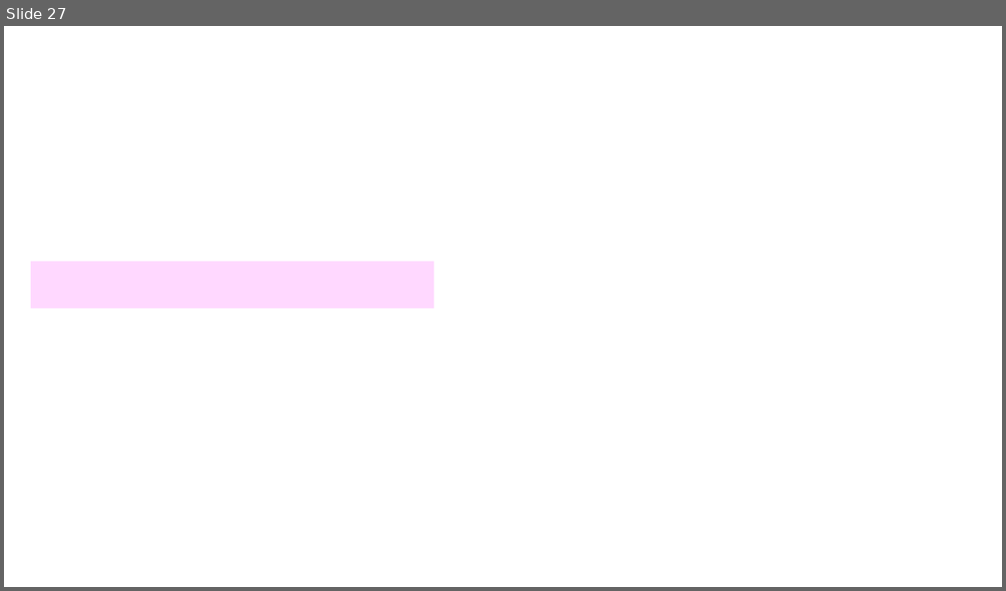
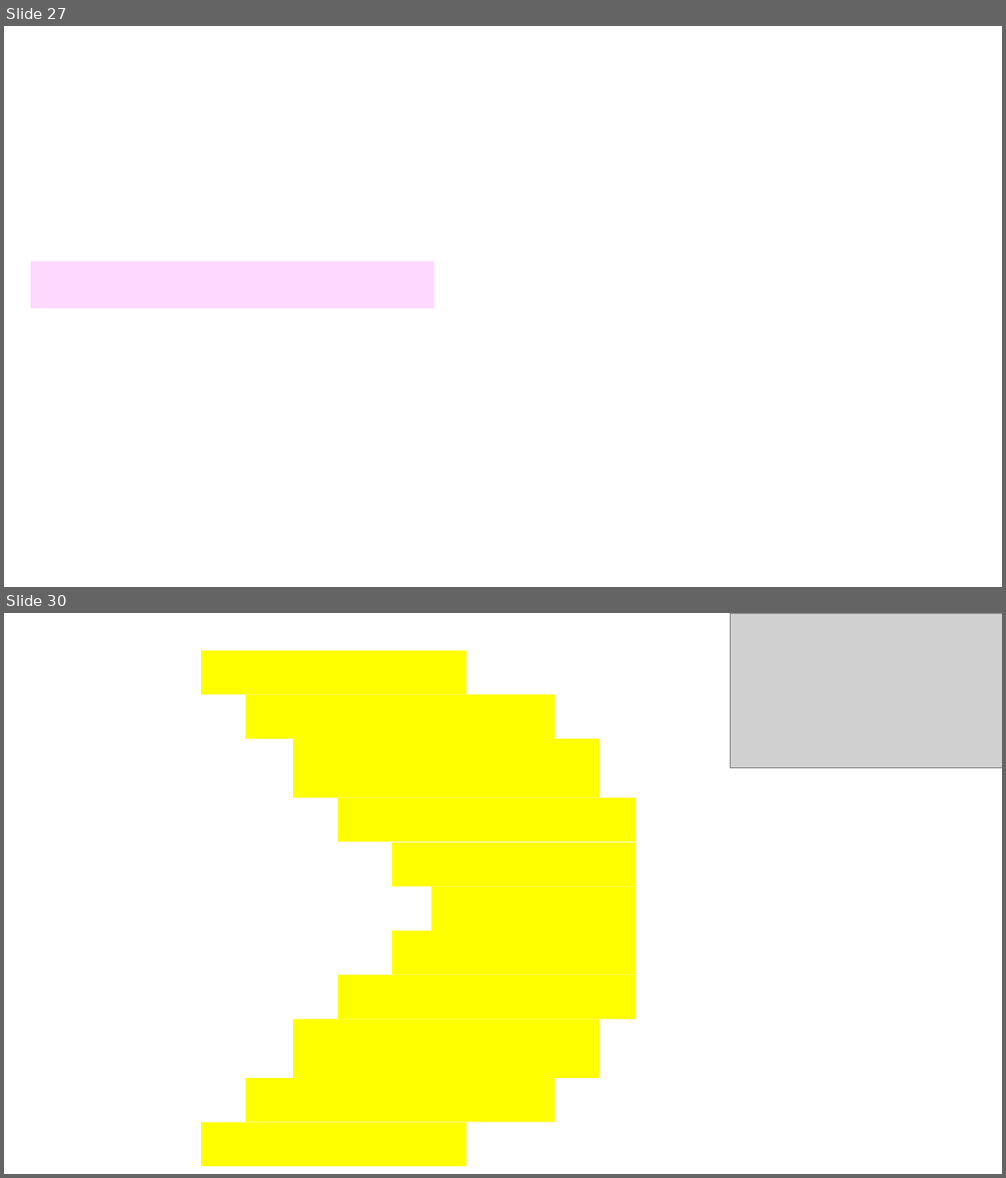
Before and after one commit to Warhorst/pacman, a slide deck: assets/textures.pptx. Shown one above the other, each under a label of ours: slide 27 before the commit, slides 27 and 30 after it; the slides between them are not shown. The pictures are 1006x591 and 1006x1178 pixels, drawn with LibreOffice and Linux fonts; fonts in the diff are those of the drawing; grey boxes stand for pictures. Boxes give left, top, right and bottom in pixels: in the first picture for what was removed or moved away, otherwise in the second. Text is boxed around its words. In the diff, an @@ line names an element or a change of style, - is before the commit and + after.

```diff
--- a/assets/textures.pptx
+++ b/assets/textures.pptx
@@ slide 30 added at (4, 613, 1002, 1174), background #FFFFFF @@
@@ picture added at (731, 613, 1002, 768) @@
@@ rectangle added at (202, 651, 466, 694), fill #FFFF00 @@
@@ rectangle added at (246, 694, 555, 739), fill #FFFF00 @@
@@ rectangle added at (293, 739, 599, 798), fill #FFFF00 @@
@@ rectangle added at (338, 798, 636, 842), fill #FFFF00 @@
@@ rectangle added at (392, 843, 636, 887), fill #FFFF00 @@
@@ rectangle added at (432, 887, 636, 931), fill #FFFF00 @@
@@ rectangle added at (392, 931, 636, 975), fill #FFFF00 @@
@@ rectangle added at (338, 975, 636, 1020), fill #FFFF00 @@
@@ rectangle added at (293, 1020, 599, 1078), fill #FFFF00 @@
@@ rectangle added at (246, 1078, 555, 1123), fill #FFFF00 @@
@@ rectangle added at (202, 1123, 466, 1167), fill #FFFF00 @@
```
Also in this commit, not shown: 2 other slides added, 6 other files.
